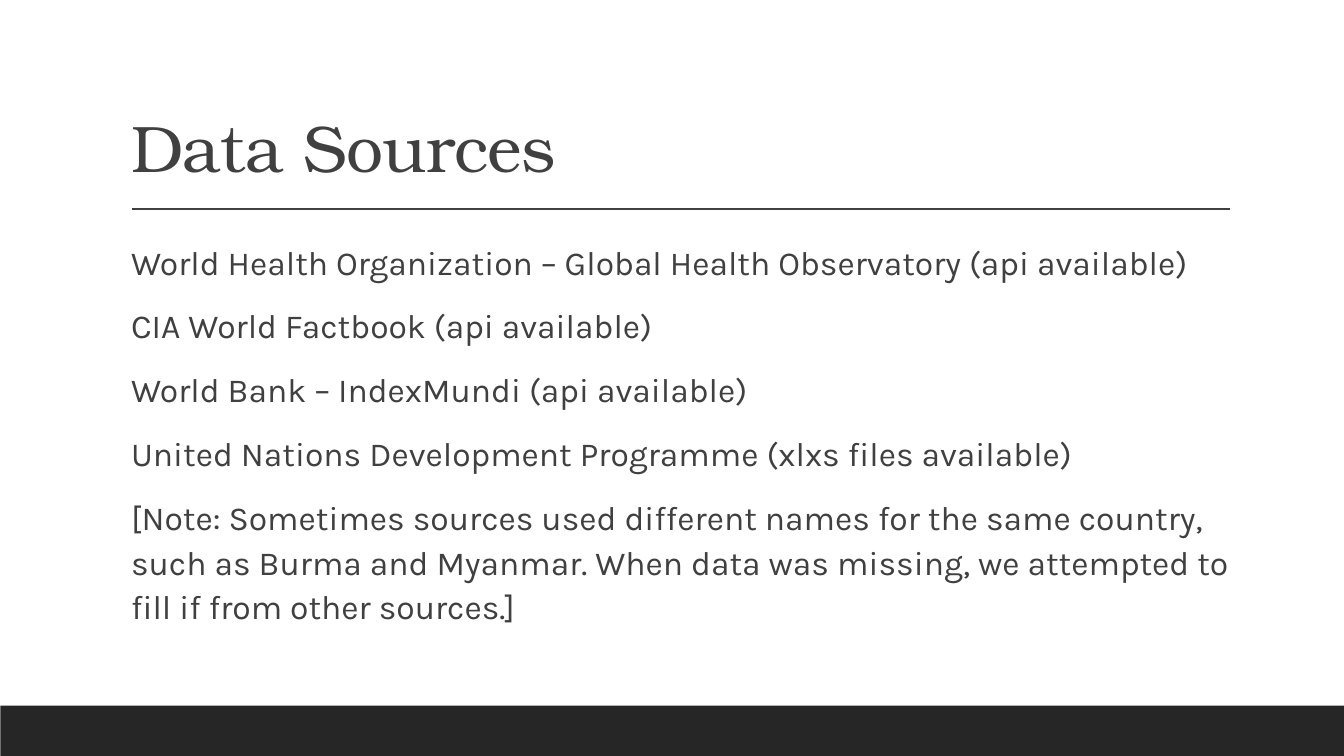
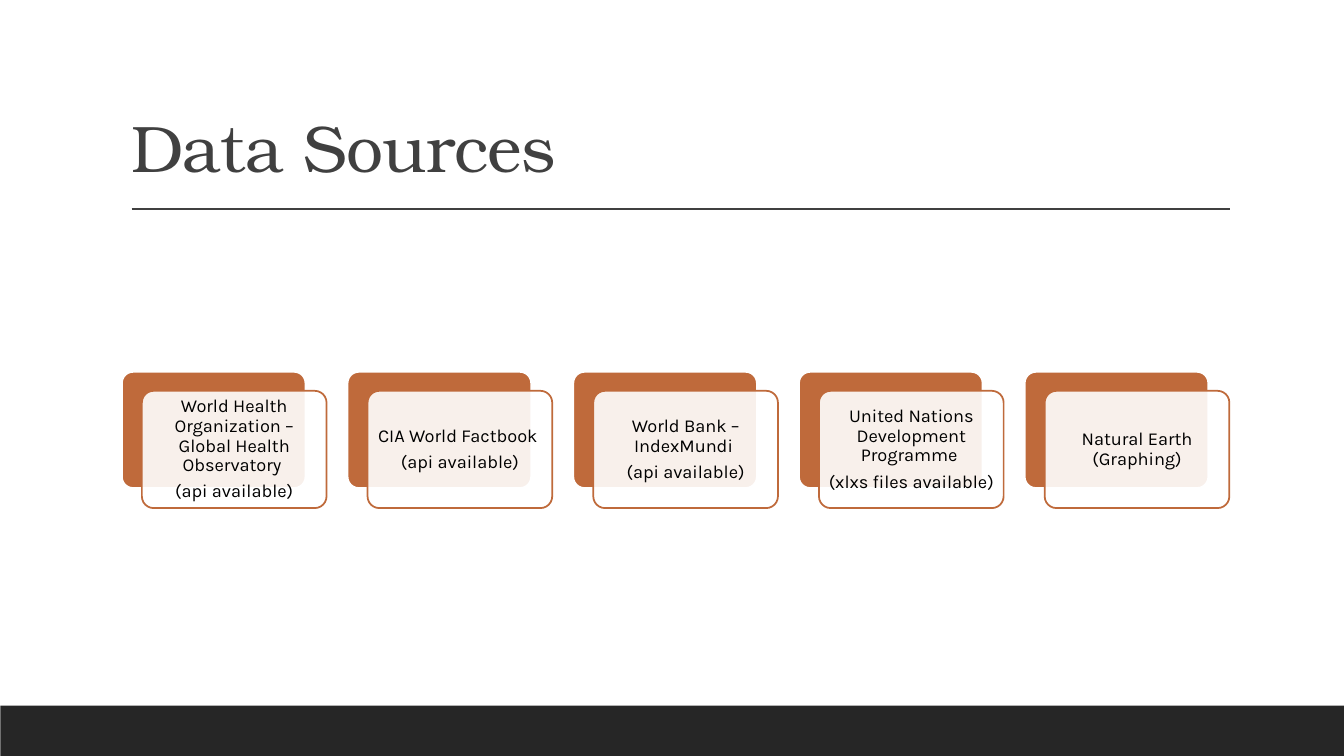
Before and after one commit to mdpickett2/pushnpull, a slide deck: slide 3 of Health and Socio-Economic Factors.pptx (slide 9 before the commit). Drawn at 1344x756 pixels with LibreOffice and Linux fonts; fonts in the diff are those of the drawing. Boxes give left, top, right and bottom in pixels: in the first picture for what was removed or moved away, otherwise in the second. Text is boxed around its words. In the diff, an @@ line names an element or a change of style, - is before the commit and + after.

```diff
--- a/Health and Socio-Economic Factors.pptx
+++ b/Health and Socio-Economic Factors.pptx
@@ text removed at (131, 251, 1228, 623) @@
-  World Health Organization – Global Health Observatory (api available)
-  CIA World Factbook (api available)
-  World Bank – IndexMundi (api available)
-  United Nations Development Programme (xlxs files available)
-  [Note: Sometimes sources used different names for the same country, such as Burma and Myanmar. When data was missing, we attempted to fill if from other sources.]
@@ group added at (121, 371, 1229, 508): 10 rounded rectangles, 5 texts @@
+World Health Organization – Global Health Observatory
+(api available)
+CIA World Factbook
+(api available)
+World Bank – IndexMundi
+(api available)
+United Nations Development Programme
+(xlxs files available)
+Natural Earth (Graphing)
```
Also in this commit, not shown: 14 other slides changed, 11 slides added, 11 slides removed, 3 other files.
